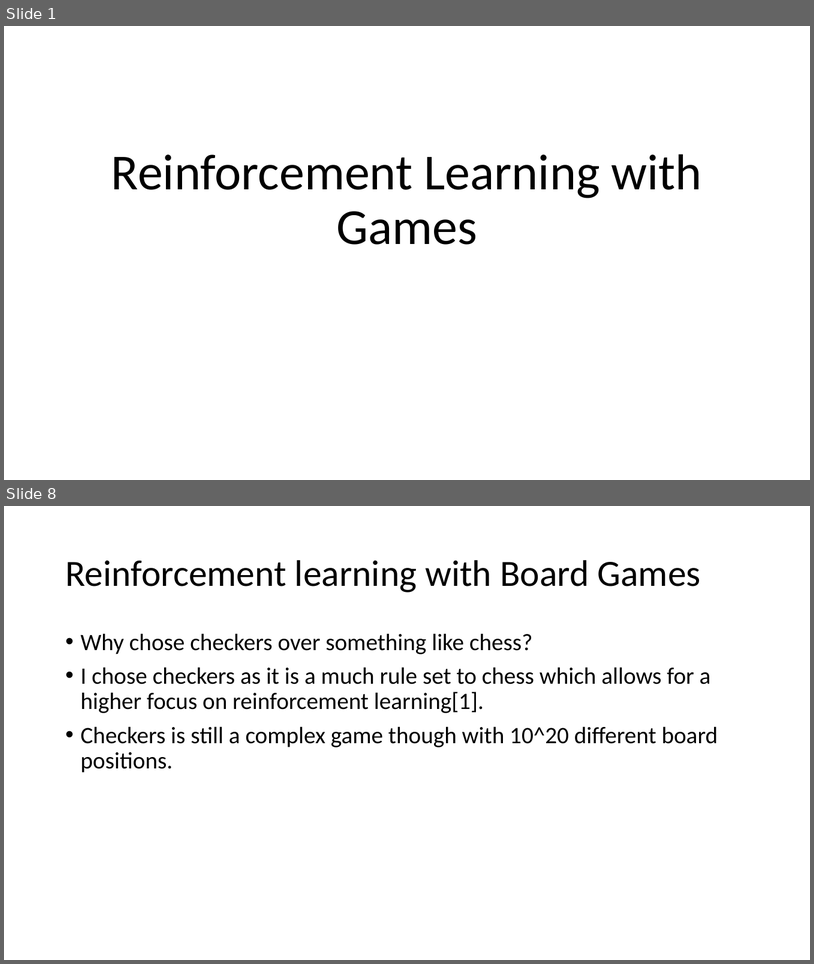
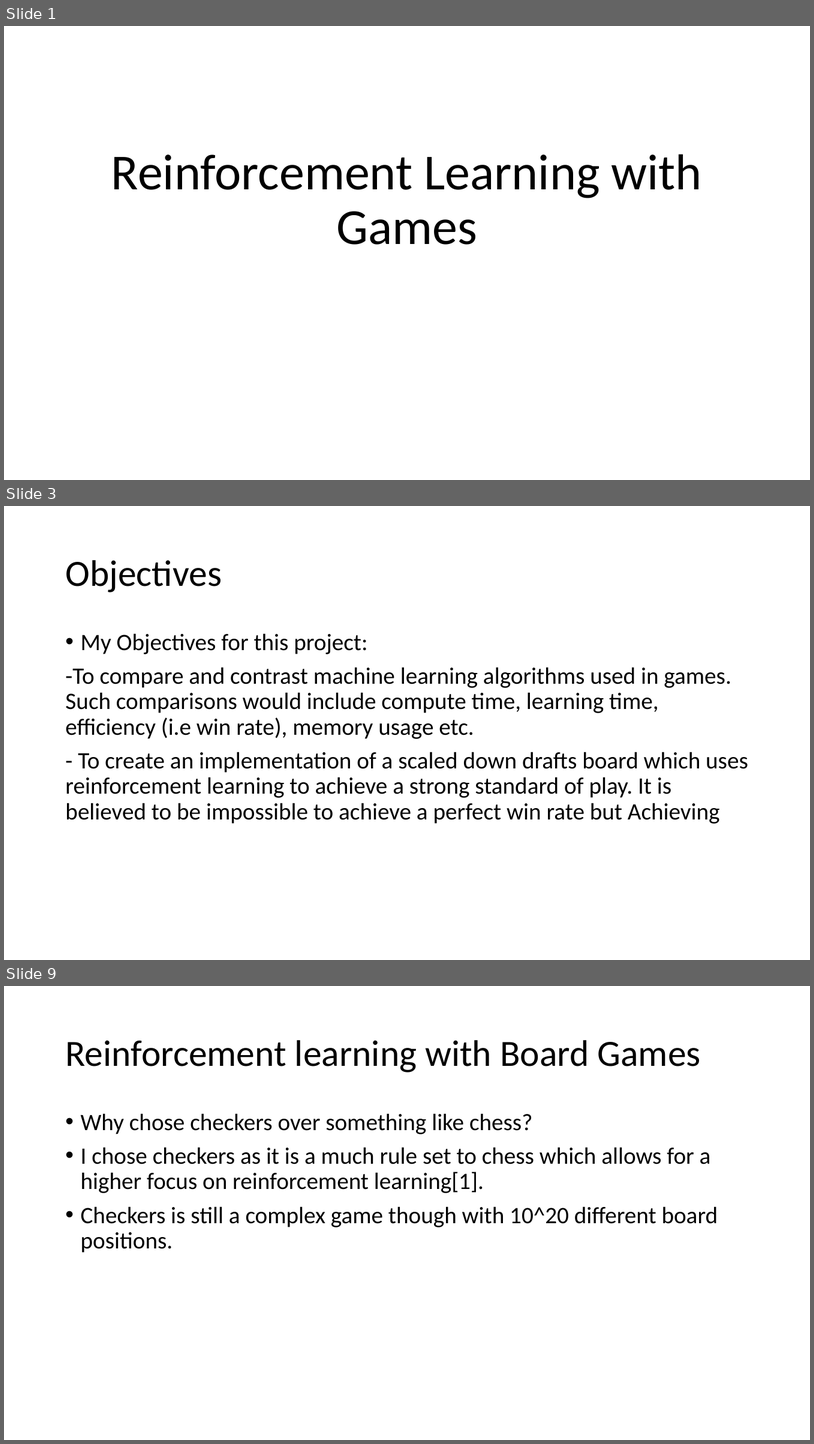
Before and after one commit to eoghan96/Reinforcement-Learning-with-Games, a slide deck: Documents/Presentation Slides.pptm. Shown one above the other, each under a label of ours: slides 1 and 8 before the commit, slides 1, 3 and 9 after it; the slides between them are not shown. The pictures are 814x964 and 814x1444 pixels, drawn with LibreOffice and Linux fonts; fonts in the diff are those of the drawing. Boxes give left, top, right and bottom in pixels: in the first picture for what was removed or moved away, otherwise in the second. Text is boxed around its words. In the diff, an @@ line names an element or a change of style, - is before the commit and + after.

```diff
--- a/Documents/Presentation Slides.pptm
+++ b/Documents/Presentation Slides.pptm
@@ slide 3 added at box(4, 506, 810, 960), background #FFFFFF @@
@@ title added at box(65, 560, 222, 592), 44 pt, text #000000 @@
+Objectives
@@ text added at box(65, 633, 749, 823), 28 pt, text #000000 @@
+• My Objectives for this project:
+-To compare and contrast machine learning algorithms used in games. Such comparisons would include compute time, learning time, efficiency (i.e win rate), memory usage etc.
+- To create an implementation of a scaled down drafts board which uses reinforcement learning to achieve a strong standard of play. It is believed to be impossible to achieve a perfect win rate but Achieving
@@ what was slide 8 is now slide 9 @@
```
Also in this commit, not shown: 6 slides changed.
